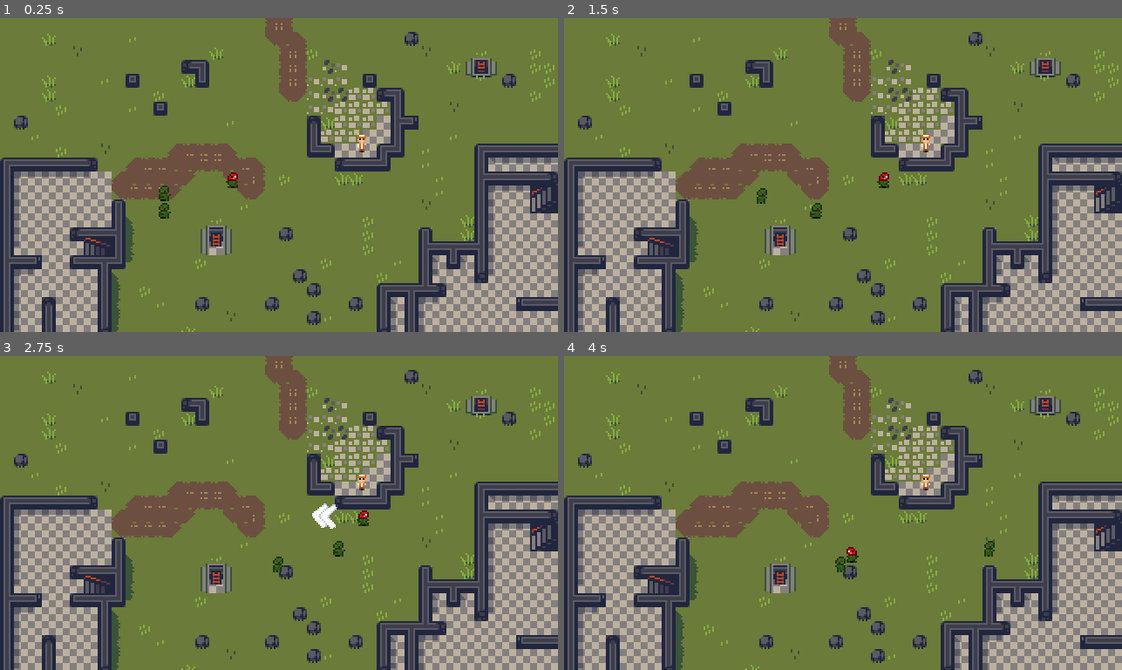
Above: before the commit, frames 1-4 (two rows, left to right).
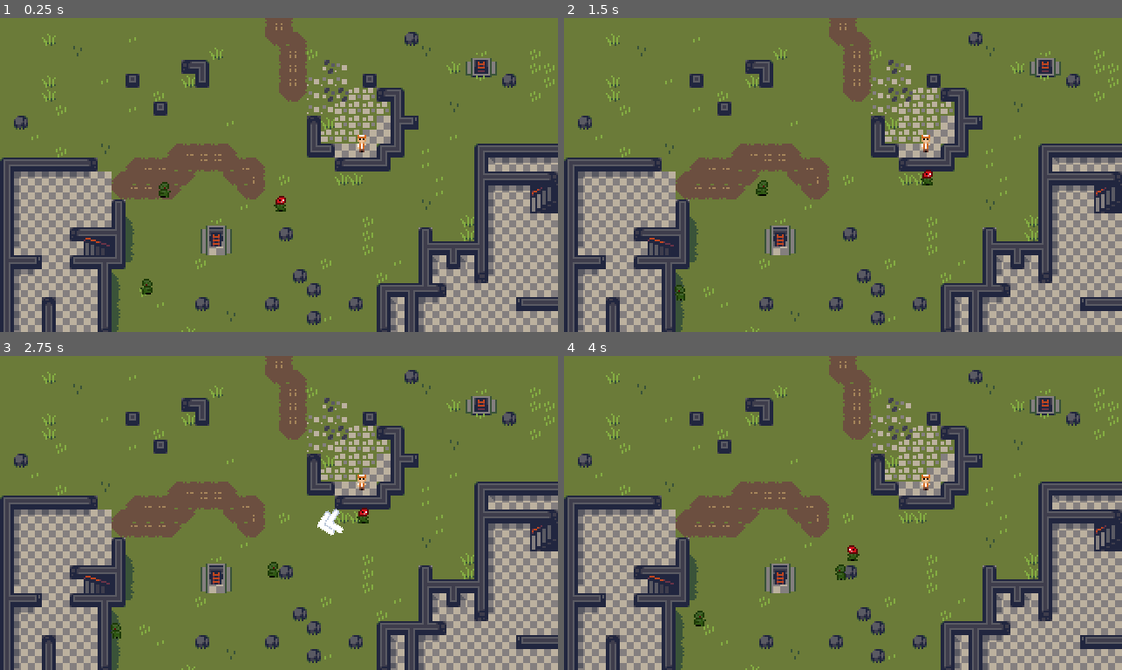
Above: after the commit, the same moments.

Repository: Lysquid/GMTK-2023
Game: Godot game, scene res://src/main.tscn
Two runs of this game, one before a commit and one after it. Both use one fixed random seed, a clock stepped at 60 frames per second and the inputs below.
Inputs (mouse positions are in pixels of both pictures, inside the frame that each line leads up to):
- Up to frame 1 (0.25 s): no input
- Up to frame 2 (1.5 s): move the mouse to (742, 193) at 0.52 s; click (742, 193) at 0.6 s; move the mouse to (792, 209) at 1.27 s; click (792, 209) at 1.35 s
- Up to frame 3 (2.75 s): move the mouse to (351, 519) at 2.02 s; click (351, 519) at 2.1 s
- Up to frame 4 (4 s): move the mouse to (815, 575) at 2.77 s; click (815, 575) at 2.85 s; move the mouse to (1010, 560) at 3.52 s; click (1010, 560) at 3.6 s

The runs differ from the first frame. In frame 1, 0.4% of the frame differs, in the area x 25-52%, y 49-89%; in frame 2, 0.4%; in frame 3, 0.6%, in the area x 19-67%, y 46-90%; in frame 4, 0.3%.

Commit message:
rename

Diff:
--- a/src/entities/bullet.gd
+++ b/src/entities/bullet.gd
@@ -11,5 +11,5 @@
 
 func _on_body_entered(body):
 	if body is Zombie:
-		body.kill()
+		body.die()
 	call_deferred("queue_free")
--- a/src/entities/explosive_zombie.tscn
+++ b/src/entities/explosive_zombie.tscn
@@ -53,5 +53,6 @@
 
 [node name="AnimatedSprite2D" parent="." index="1"]
 sprite_frames = SubResource("SpriteFrames_bycit")
-animation = &"death"
+animation = &"running"
 autoplay = "running"
+frame_progress = 0.0451137
--- a/src/entities/human.gd
+++ b/src/entities/human.gd
@@ -5,24 +5,24 @@
 
 @export var vision_range: int
 @export var angular_speed: float
-@export var direction : Vector2
-@export var ARROW_DIST : float
+@export var ARROW_DIST: float
 
 
+var direction: Vector2
 var alive: bool = true
 
 
 func _ready():
-	direction = direction.normalized()
+	direction = Vector2.UP.rotated(randf() * 2 * PI).normalized()
 
 
 func die():
-	$AnimatedSprite2D.play("death")
+	$AnimatedSprite2D.play("die")
 	alive = false
 
 
 func _on_animated_sprite_2d_animation_finished():
-	if $AnimatedSprite2D.animation == "death":
+	if $AnimatedSprite2D.animation == "die":
 		$CollisionShape2D.set_deferred("disabled", true)
 
 
@@ -86,16 +86,10 @@
 
 	if not alive: return
 
-#	if $ShootingCooldown.is_stopped():
-#		var closest_zombie: Zombie = get_closest_zombie_in_range()
-#		if not closest_zombie == null:
-#			shoot(closest_zombie)
-#			pass
-
 	var target = get_closest_zombie_in_range()
 	if target != null:
 		if can_shoot(target, direction) and $ShootingCooldown.is_stopped():
-				shoot(target)
+			shoot(target)
 
 		else:
 			aim(target, delta)
--- a/src/entities/human.tscn
+++ b/src/entities/human.tscn
@@ -1,10 +1,10 @@
 [gd_scene load_steps=14 format=3 uid="uid://ibv3ohtyrc7g"]
 
-[ext_resource type="Texture2D" uid="uid://ce3ustgbmx0pp" path="res://assets/characters/png/human.png" id="1_62f0r"]
 [ext_resource type="Script" path="res://src/entities/human.gd" id="1_c8ce2"]
 [ext_resource type="Texture2D" uid="uid://dvbep6wmsy153" path="res://assets/characters/png/human_death.png" id="2_3o38f"]
 [ext_resource type="PackedScene" uid="uid://bcvquvvnoafis" path="res://src/entities/bullet.tscn" id="2_p3ucs"]
-[ext_resource type="Texture2D" uid="uid://dqme4d1nsoq0l" path="res://assets/icons/IconsShadow-16.png" id="5_2ly8i"]
+[ext_resource type="Texture2D" uid="uid://ce3ustgbmx0pp" path="res://assets/characters/png/human_idle.png" id="4_jdl67"]
+[ext_resource type="Texture2D" uid="uid://dqme4d1nsoq0l" path="res://assets/icons/icons_shadows.png" id="5_ew4es"]
 
 [sub_resource type="CapsuleShape2D" id="CapsuleShape2D_odd0r"]
 radius = 3.0
@@ -23,15 +23,15 @@
 region = Rect2(20, 0, 10, 10)
 
 [sub_resource type="AtlasTexture" id="AtlasTexture_w7pa6"]
-atlas = ExtResource("1_62f0r")
+atlas = ExtResource("4_jdl67")
 region = Rect2(50, 0, 10, 10)
 
 [sub_resource type="AtlasTexture" id="AtlasTexture_1nmud"]
-atlas = ExtResource("1_62f0r")
+atlas = ExtResource("4_jdl67")
 region = Rect2(60, 0, 10, 10)
 
 [sub_resource type="AtlasTexture" id="AtlasTexture_4kcat"]
-atlas = ExtResource("1_62f0r")
+atlas = ExtResource("4_jdl67")
 region = Rect2(70, 0, 10, 10)
 
 [sub_resource type="SpriteFrames" id="SpriteFrames_ycaak"]
@@ -47,7 +47,7 @@
 "texture": SubResource("AtlasTexture_u3svn")
 }],
 "loop": false,
-"name": &"death",
+"name": &"die",
 "speed": 2.0
 }, {
 "frames": [{
@@ -64,7 +64,7 @@
 "texture": SubResource("AtlasTexture_4kcat")
 }],
 "loop": true,
-"name": &"down",
+"name": &"look_down",
 "speed": 3.0
 }]
 
@@ -75,7 +75,6 @@
 bullet_scene = ExtResource("2_p3ucs")
 vision_range = 70
 angular_speed = 1.0
-direction = Vector2(1, 0)
 ARROW_DIST = 10.0
 
 [node name="CollisionShape2D" type="CollisionShape2D" parent="."]
@@ -83,8 +82,8 @@
 
 [node name="AnimatedSprite2D" type="AnimatedSprite2D" parent="." groups=["humans"]]
 sprite_frames = SubResource("SpriteFrames_ycaak")
-animation = &"death"
-autoplay = "down"
+animation = &"look_down"
+autoplay = "look_down"
 
 [node name="ShootingCooldown" type="Timer" parent="."]
 one_shot = true
@@ -94,7 +93,7 @@
 visible = false
 
 [node name="Sprite2D" type="Sprite2D" parent="Arrow"]
-texture = ExtResource("5_2ly8i")
+texture = ExtResource("5_ew4es")
 region_enabled = true
 region_rect = Rect2(0, 96, 16, 16)
 
--- a/src/entities/normal_zombie.tscn
+++ b/src/entities/normal_zombie.tscn
@@ -1,10 +1,10 @@
-[gd_scene load_steps=19 format=3 uid="uid://cxomcvon07u4p"]
+[gd_scene load_steps=18 format=3 uid="uid://cxomcvon07u4p"]
 
 [ext_resource type="PackedScene" uid="uid://d3lvcsjo3xb7y" path="res://src/entities/zombie.tscn" id="1_5cq5v"]
-[ext_resource type="Texture2D" uid="uid://co6u2vxf0v7kb" path="res://assets/characters/png/attack.png" id="2_n8v8w"]
+[ext_resource type="Texture2D" uid="uid://co6u2vxf0v7kb" path="res://assets/characters/png/zombie_attack.png" id="2_n8v8w"]
 [ext_resource type="Texture2D" uid="uid://c1vq04d531dbx" path="res://assets/characters/png/zombie_death.png" id="3_e762c"]
 [ext_resource type="Texture2D" uid="uid://b5komdwj73j0v" path="res://assets/characters/png/zombie_idle.png" id="4_cpbuj"]
-[ext_resource type="Texture2D" uid="uid://x87crmhcvhrw" path="res://assets/characters/png/running.png" id="5_n5uax"]
+[ext_resource type="Texture2D" uid="uid://x87crmhcvhrw" path="res://assets/characters/png/zombie_running.png" id="5_n5uax"]
 
 [sub_resource type="AtlasTexture" id="AtlasTexture_h5la1"]
 atlas = ExtResource("2_n8v8w")
@@ -17,10 +17,6 @@
 [sub_resource type="AtlasTexture" id="AtlasTexture_6jh1f"]
 atlas = ExtResource("2_n8v8w")
 region = Rect2(20, 0, 10, 10)
-
-[sub_resource type="AtlasTexture" id="AtlasTexture_yduqw"]
-atlas = ExtResource("3_e762c")
-region = Rect2(0, 0, 10, 10)
 
 [sub_resource type="AtlasTexture" id="AtlasTexture_gv8pv"]
 atlas = ExtResource("3_e762c")
@@ -57,23 +53,20 @@
 [sub_resource type="SpriteFrames" id="SpriteFrames_b0ajn"]
 animations = [{
 "frames": [{
-"duration": 2.0,
+"duration": 1.0,
 "texture": SubResource("AtlasTexture_h5la1")
 }, {
-"duration": 2.0,
+"duration": 1.0,
 "texture": SubResource("AtlasTexture_dfjsp")
 }, {
-"duration": 2.0,
+"duration": 1.0,
 "texture": SubResource("AtlasTexture_6jh1f")
 }],
 "loop": false,
 "name": &"attack",
-"speed": 5.0
+"speed": 3.0
 }, {
 "frames": [{
-"duration": 1.0,
-"texture": SubResource("AtlasTexture_yduqw")
-}, {
 "duration": 1.0,
 "texture": SubResource("AtlasTexture_gv8pv")
 }, {
@@ -84,38 +77,40 @@
 "texture": SubResource("AtlasTexture_3gjs8")
 }],
 "loop": false,
-"name": &"death",
-"speed": 5.0
+"name": &"die",
+"speed": 2.0
 }, {
 "frames": [{
-"duration": 4.0,
+"duration": 1.0,
 "texture": SubResource("AtlasTexture_njmsh")
 }, {
-"duration": 4.0,
+"duration": 1.0,
 "texture": SubResource("AtlasTexture_mkr25")
 }],
 "loop": true,
 "name": &"idle",
-"speed": 5.0
+"speed": 1.0
 }, {
 "frames": [{
-"duration": 1.5,
+"duration": 1.0,
 "texture": SubResource("AtlasTexture_puiuy")
 }, {
-"duration": 1.5,
+"duration": 1.0,
 "texture": SubResource("AtlasTexture_ryk61")
 }, {
-"duration": 1.5,
+"duration": 1.0,
 "texture": SubResource("AtlasTexture_05iih")
 }],
 "loop": true,
-"name": &"running",
-"speed": 5.0
+"name": &"run",
+"speed": 8.0
 }]
 
 [node name="normal_zombie" instance=ExtResource("1_5cq5v")]
 
 [node name="AnimatedSprite2D" parent="." index="1"]
 sprite_frames = SubResource("SpriteFrames_b0ajn")
-animation = &"running"
+animation = &"die"
+autoplay = "run"
 frame = 2
+frame_progress = 1.0
--- a/src/entities/zombie.gd
+++ b/src/entities/zombie.gd
@@ -1,32 +1,29 @@
 extends CharacterBody2D
 class_name Zombie
 
-const Human = preload("res://src/entities/human.gd")
-
 @export var SPEED: float
-const ARROW_DIST: float = 20
+@export var ARROW_DIST: float
 
 var mouse_on_zombie: bool = false
 var selected: bool = false
-var direction: Vector2 = Vector2(1, 0)
+var direction: Vector2
 
 var alive: bool = true
 var is_idle: bool = false
 
-var rng = RandomNumberGenerator.new()
-
 
 func _ready():
+	direction = Vector2.UP.rotated(randf() * 2 * PI).normalized()
 	run()
 
 
-func get_dir():
+func get_dir_to_mouse():
 	var mouse_pos = get_viewport().get_mouse_position()
 	return (mouse_pos - position).normalized()
 
 
-func kill():
-	$AnimatedSprite2D.play("death")
+func die():
+	$AnimatedSprite2D.play("die")
 	self.alive = false
 	unselect()
 	$Arrow.visible = false
@@ -34,7 +31,6 @@
 
 
 func unselect():
-	print("unselect")
 	get_parent().unselect()
 	selected = false
 	is_idle = false
@@ -46,12 +42,12 @@
 		return
 
 	var click: bool = Input.is_action_just_pressed("select")
-	var dir: Vector2 = get_dir()
+	var dir_to_mouse: Vector2 = get_dir_to_mouse()
 
 	# updating selected variable
 	if selected:
 		if click:
-			direction = dir
+			direction = dir_to_mouse
 			unselect()
 			run()
 	else:
@@ -62,9 +58,7 @@
 
 	# showing selection
 	if selected:
-		$Arrow.position = dir * ARROW_DIST
-		var angle: float = $Arrow.get_angle_to(position + dir * 2 * ARROW_DIST)
-		$Arrow.rotate(angle)
+		$Arrow.rotation = dir_to_mouse.angle()
 
 	$Arrow.visible = selected
 
@@ -82,9 +76,9 @@
 
 			if body is Zombie:
 				if body.alive:
-					self.kill()
-					body.kill()
-					$AnimatedSprite2D.play("dead")
+					self.die()
+					body.die()
+					$AnimatedSprite2D.play("die")
 
 			elif body is Human:
 				if body.alive:
@@ -93,7 +87,7 @@
 
 			else:
 				# leaves in random direction
-				direction = dir.rotated(rng.randf_range(-PI/2, PI/2))
+				direction = dir.rotated(randf_range(-PI/2, PI/2))
 				set_idle()
 
 
@@ -119,8 +113,8 @@
 
 
 func run():
-	$AnimatedSprite2D.flip_h = (direction.dot(Vector2(1, 0)) > 0)
-	$AnimatedSprite2D.play("running")
+	$AnimatedSprite2D.flip_h = (direction.dot(Vector2.RIGHT) > 0)
+	$AnimatedSprite2D.play("run")
 
 
 func _on_animated_sprite_2d_animation_finished():
--- a/src/entities/zombie.tscn
+++ b/src/entities/zombie.tscn
@@ -1,7 +1,7 @@
 [gd_scene load_steps=6 format=3 uid="uid://d3lvcsjo3xb7y"]
 
 [ext_resource type="Script" path="res://src/entities/zombie.gd" id="1_tq7vc"]
-[ext_resource type="Texture2D" uid="uid://dqme4d1nsoq0l" path="res://assets/icons/IconsShadow-16.png" id="2_p62so"]
+[ext_resource type="Texture2D" uid="uid://dqme4d1nsoq0l" path="res://assets/icons/icons_shadows.png" id="2_x3y4f"]
 
 [sub_resource type="CapsuleShape2D" id="CapsuleShape2D_5pjab"]
 radius = 2.5
@@ -16,7 +16,7 @@
 }, {
 "frames": [],
 "loop": false,
-"name": &"death",
+"name": &"die",
 "speed": 5.0
 }, {
 "frames": [],
@@ -26,7 +26,7 @@
 }, {
 "frames": [],
 "loop": true,
-"name": &"running",
+"name": &"run",
 "speed": 5.0
 }]
 
@@ -39,6 +39,7 @@
 collision_mask = 7
 script = ExtResource("1_tq7vc")
 SPEED = 40.0
+ARROW_DIST = 20.0
 
 [node name="CollisionShape2D" type="CollisionShape2D" parent="."]
 shape = SubResource("CapsuleShape2D_5pjab")
@@ -46,7 +47,7 @@
 [node name="AnimatedSprite2D" type="AnimatedSprite2D" parent="."]
 position = Vector2(1, 0)
 sprite_frames = SubResource("SpriteFrames_80f3w")
-animation = &"running"
+animation = &"run"
 
 [node name="SelectArea" type="Area2D" parent="."]
 position = Vector2(0, -0.5)
@@ -59,10 +60,10 @@
 metadata/_edit_lock_ = true
 
 [node name="Arrow" type="Node2D" parent="."]
-visible = false
 
 [node name="Sprite2D" type="Sprite2D" parent="Arrow"]
-texture = ExtResource("2_p62so")
+position = Vector2(17, 0)
+texture = ExtResource("2_x3y4f")
 region_enabled = true
 region_rect = Rect2(96, 80, 16, 16)
 
--- a/src/level/level1.tscn
+++ b/src/level/level1.tscn
@@ -11,14 +11,16 @@
 layer_0/tile_data = PackedInt32Array(0, 0, 0, 65536, 0, 0, 131072, 0, 0, 196608, 0, 0, 262144, 0, 0, 327680, 0, 0, 3932 …(13102 unchanged characters)…
 layer_1/tile_data = PackedInt32Array(655363, 0, 5, 655364, 0, 5, 655365, 0, 5, 655366, 262144, 3, 655362, 0, 5, 655361, …(7356 unchanged characters)…
 
-[node name="normal_zombie2" parent="Zombies" index="0" instance=ExtResource("2_6nox7")]
+[node name="ExplosiveZombie" parent="Zombies" index="0" instance=ExtResource("3_2cev0")]
+position = Vector2(148.694, 110.136)
+
+[node name="normal_zombie2" parent="Zombies" index="1" instance=ExtResource("2_6nox7")]
 position = Vector2(82, 101)
+ARROW_DIST = 0.0
 
-[node name="normal_zombie3" parent="Zombies" index="1" instance=ExtResource("2_6nox7")]
-position = Vector2(82, 111)
-
-[node name="ExplosiveZombie" parent="Zombies" index="2" instance=ExtResource("3_2cev0")]
-position = Vector2(120.4, 93.4093)
+[node name="normal_zombie3" parent="Zombies" index="2" instance=ExtResource("2_6nox7")]
+position = Vector2(94.3744, 152.189)
+ARROW_DIST = 0.0
 
 [node name="Human" parent="Humans" index="0" instance=ExtResource("3_immhs")]
 position = Vector2(208, 72)
Renamed: assets/characters/png/human.png -> assets/characters/png/human_idle.png
Not shown, changed: assets/characters/png/human_idle.png.import
Renamed: assets/characters/png/attack.png -> assets/characters/png/zombie_attack.png
Not shown, changed: assets/characters/png/zombie_attack.png.import
Renamed: assets/characters/png/running.png -> assets/characters/png/zombie_running.png
Not shown, changed: assets/characters/png/zombie_running.png.import
Renamed: assets/icons/IconsFlat-16.png -> assets/icons/icons_flat.png
Not shown, changed: assets/icons/icons_flat.png.import
Renamed: assets/icons/IconsShadow-16.png -> assets/icons/icons_shadows.png
Not shown, changed: assets/icons/icons_shadows.png.import
